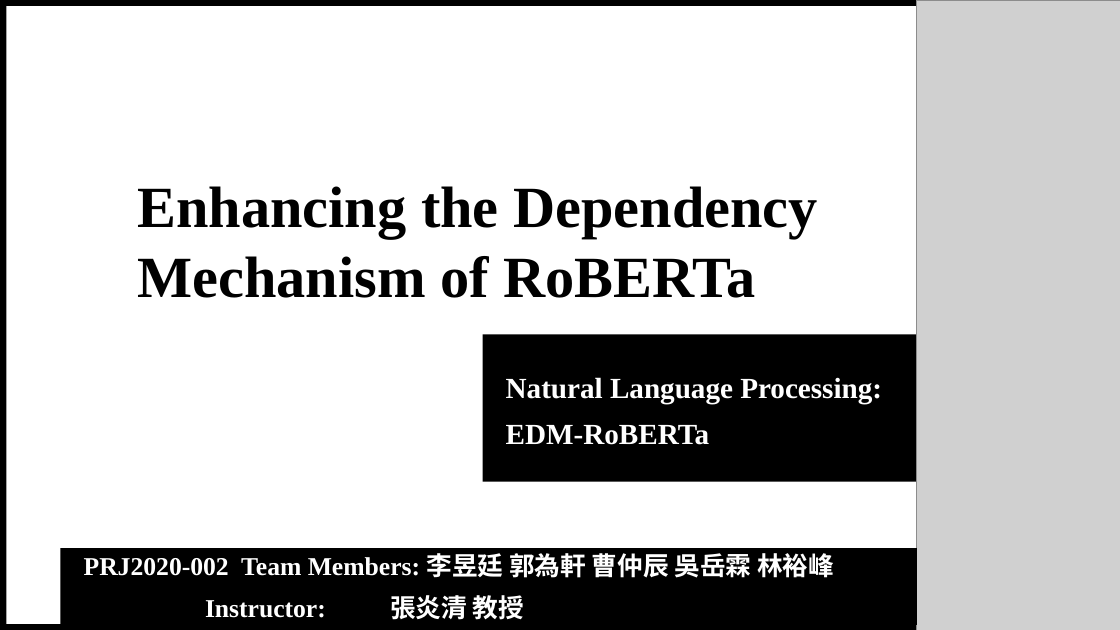
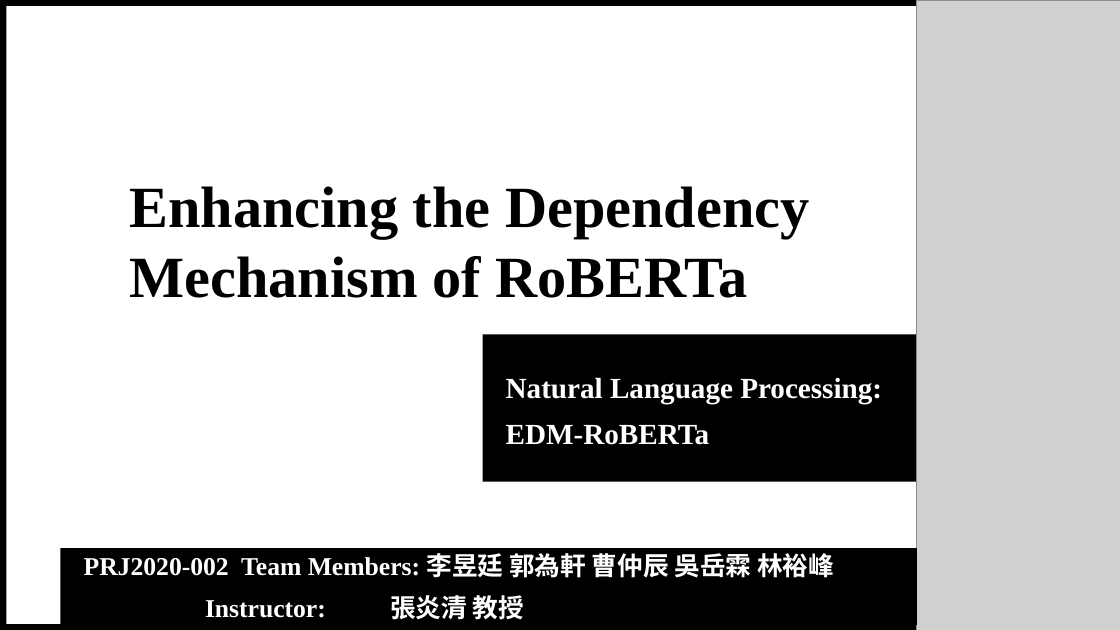
Before and after one commit to theQuert/inlpfun, a slide deck: slide 1 of Lab/REP.pptx. Drawn at 1120x630 pixels with LibreOffice and Linux fonts; fonts in the diff are those of the drawing; grey boxes stand for pictures. Boxes give left, top, right and bottom in pixels: in the first picture for what was removed or moved away, otherwise in the second. Text is boxed around its words. In the diff, an @@ line names an element or a change of style, - is before the commit and + after.

```diff
--- a/Lab/REP.pptx
+++ b/Lab/REP.pptx
@@ text "Enhancing the Dependency": place and size @@
-text "Enhancing the Dependency" at (138,186,817,298)
+text "Enhancing the Dependency" at (129,186,809,298)
```
Also in this commit, not shown: 6 other slides changed.
